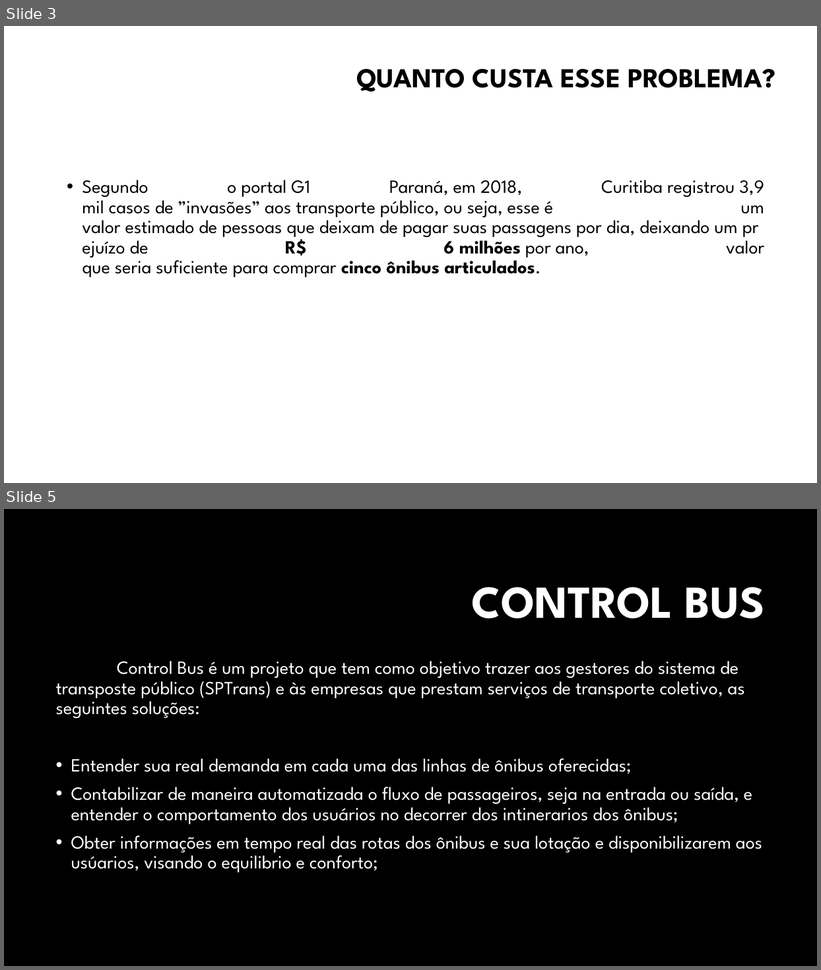
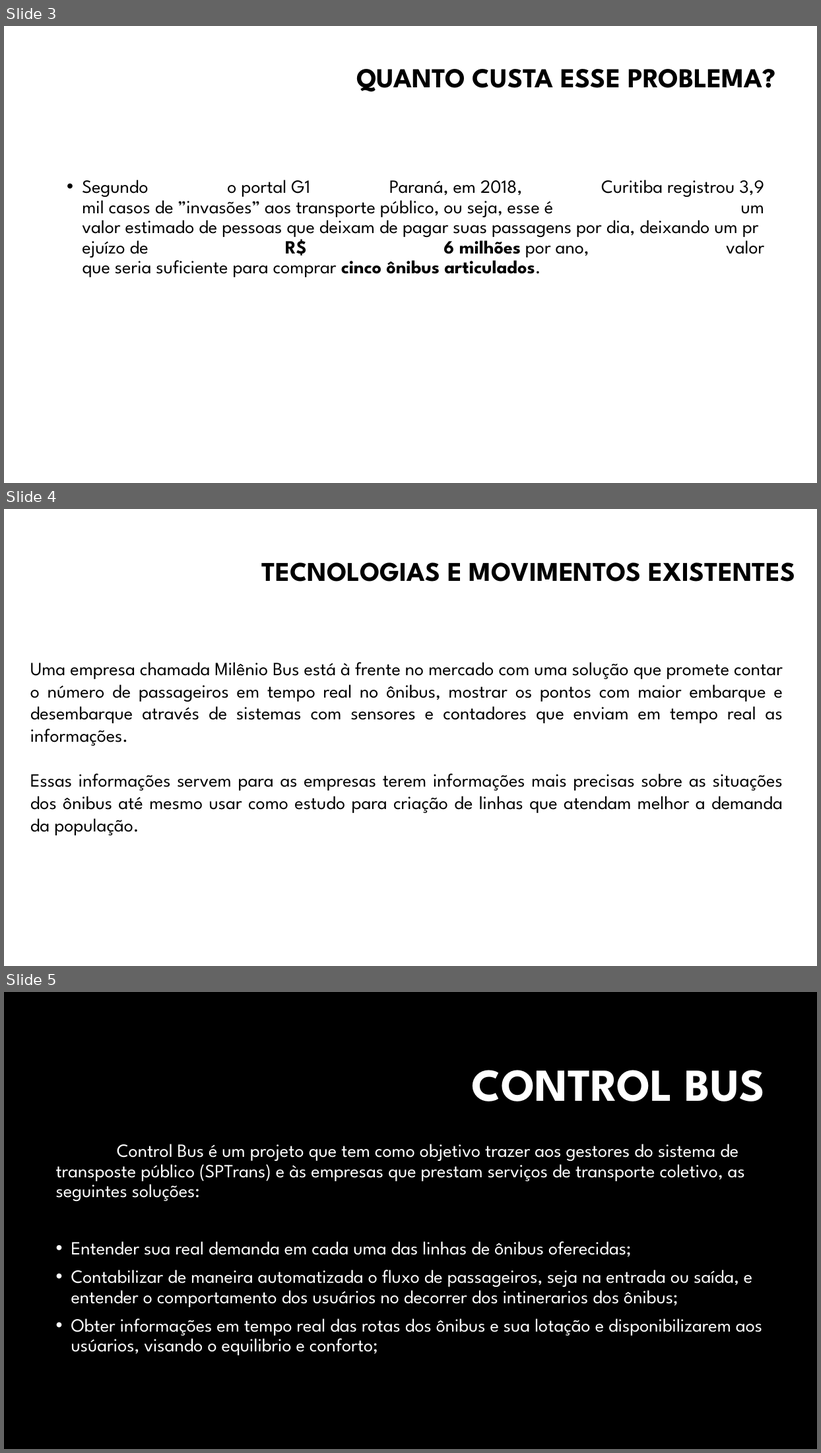
Before and after one commit to natanaelmelobandtec/pesquisa_inovacao, a slide deck: CONTROL BLOCK.pptx. Shown one above the other, each under a label of ours: slides 3 and 5 before the commit, slides 3, 4 and 5 after it; the slides between them are not shown. The pictures are 821x970 and 821x1453 pixels, drawn with LibreOffice and Linux fonts; fonts in the diff are those of the drawing; background and template pictures are left out. Boxes give left, top, right and bottom in pixels: in the first picture for what was removed or moved away, otherwise in the second. Text is boxed around its words. In the diff, an @@ line names an element or a change of style, - is before the commit and + after.

```diff
--- a/CONTROL BLOCK.pptx
+++ b/CONTROL BLOCK.pptx
@@ slide 4 added at (x1=4, y1=509, x2=817, y2=966), background #FFFFFF @@
@@ text added at (x1=261, y1=562, x2=796, y2=582), 32 pt, text #000000, bold @@
+TECNOLOGIAS E MOVIMENTOS EXISTENTES
@@ text added at (x1=30, y1=662, x2=783, y2=836), 22 pt, text #000000 @@
+Uma empresa chamada Milênio Bus está à frente no mercado com uma solução que promete contar o número de passageiros em tempo real no ônibus, mostrar os pontos com maior embarque e desembarque através de sistemas com sensores e contadores que enviam em tempo real as informações.
+Essas informações servem para as empresas terem informações mais precisas sobre as situações dos ônibus até mesmo usar como estudo para criação de linhas que atendam melhor a demanda da população.
```
Also in this commit, not shown: 1 slide removed, 1 other file.
